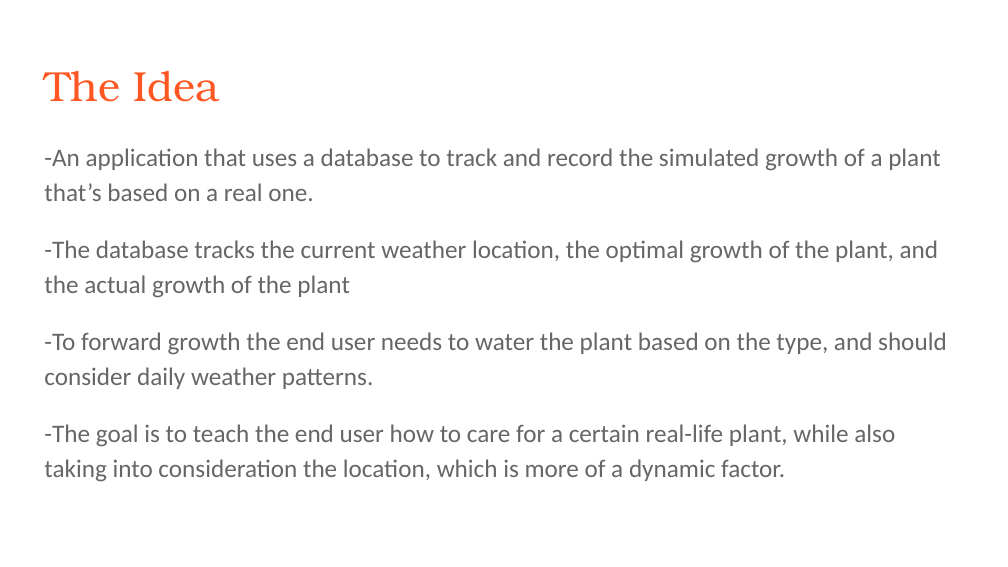
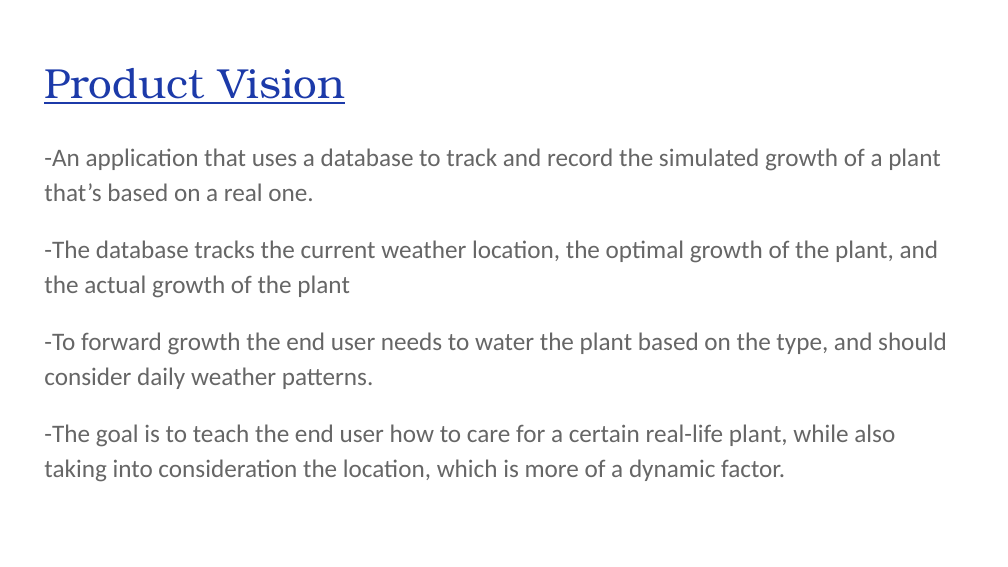
Before and after one commit to lordandytran/PlantSim, a slide deck: slide 2 of Plant Sim, presentation.pptx. Drawn at 1008x567 pixels with LibreOffice and Linux fonts; fonts in the diff are those of the drawing. Boxes give left, top, right and bottom in pixels: in the first picture for what was removed or moved away, otherwise in the second. Text is boxed around its words. In the diff, an @@ line names an element or a change of style, - is before the commit and + after.

```diff
--- a/Plant Sim, presentation.pptx
+++ b/Plant Sim, presentation.pptx
@@ title at (44,68,345,104): text changed; text colour #FF5722 to #1C3AA9 @@
-The Idea
+Product Vision
```
Also in this commit, not shown: 1 other slide changed, 4 slides added, 1 slide removed, 8 other files.
